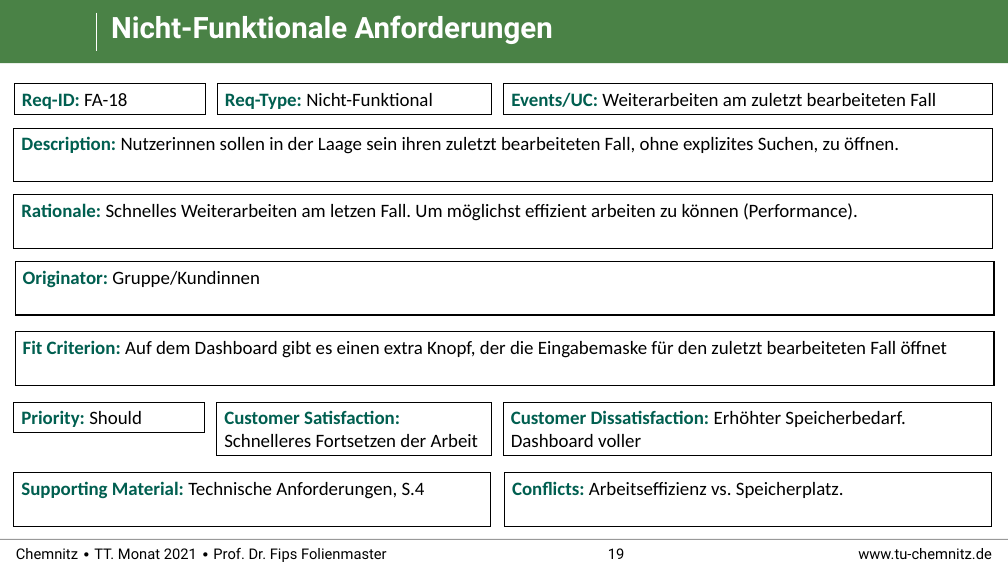
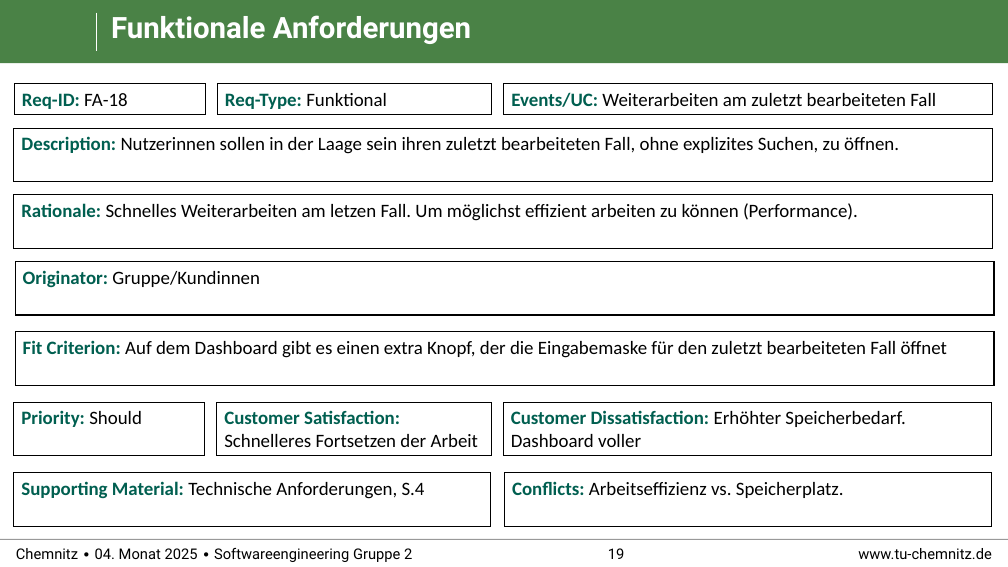
Before and after one commit to RealBiggerBo/Softwaretechnik, a slide deck: slide 19 of SnowCards_Requirements.pptx. Drawn at 1008x567 pixels with LibreOffice and Linux fonts; fonts in the diff are those of the drawing; background and template pictures are left out. Boxes give left, top, right and bottom in pixels: in the first picture for what was removed or moved away, otherwise in the second. Text is boxed around its words. In the diff, an @@ line names an element or a change of style, - is before the commit and + after.

```diff
--- a/SnowCards_Requirements.pptx
+++ b/SnowCards_Requirements.pptx
@@ title at (111,15,471,44): text changed @@
-Nicht-Funktionale Anforderungen
+Funktionale Anforderungen
@@ text in rectangle at (225,93,387,109): text changed @@
-Req-Type: Nicht-Funktional
+Req-Type: Funktional
@@ rectangle "Priority: Should": place and size @@
-rectangle "Priority: Should" at (14,402,205,433)
+rectangle "Priority: Should" at (14,402,205,456)
@@ text at (16,548,412,562): text changed @@
-Chemnitz ∙ TT. Monat 2021 ∙ Prof. Dr. Fips Folienmaster
+Chemnitz ∙ 04. Monat 2025 ∙ Softwareengineering Gruppe 2
```
Also in this commit, not shown: 28 other slides changed.
